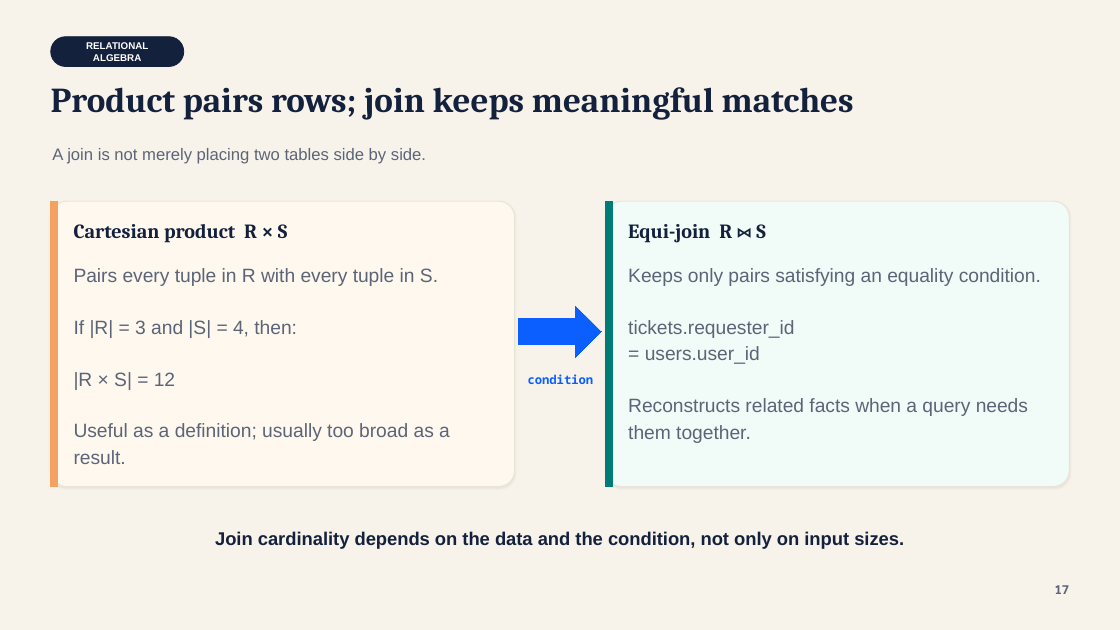
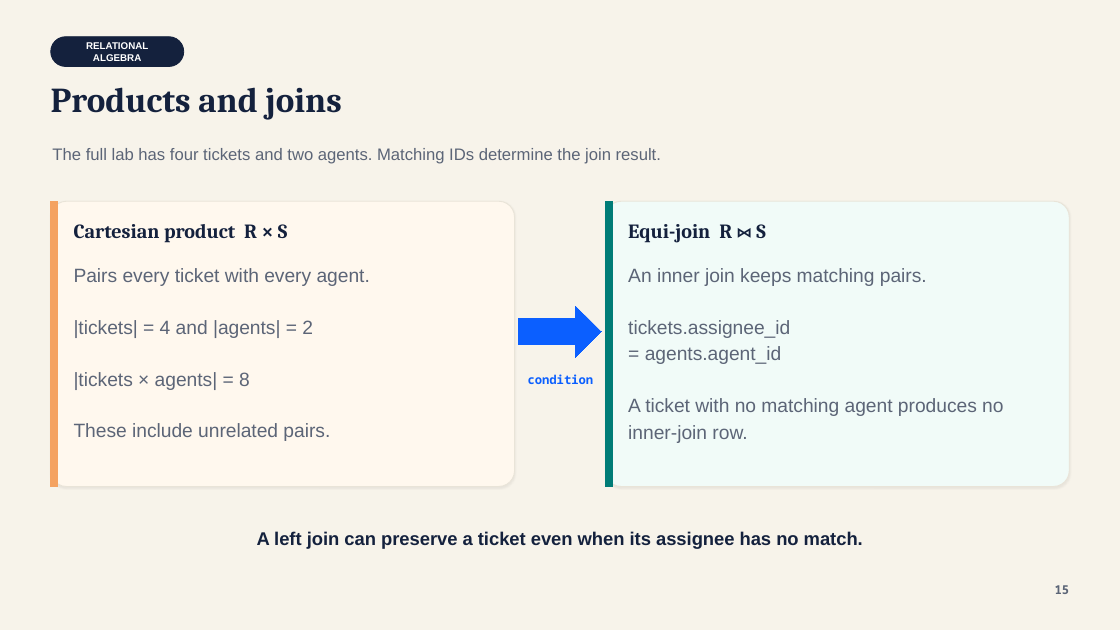
Before and after one commit to lolusername/CST4714_DB_admin, a slide deck: slide 15 of week_01/week_01_responsibility_relational_thinking.pptx. Drawn at 1120x630 pixels with LibreOffice and Linux fonts; fonts in the diff are those of the drawing. Boxes give left, top, right and bottom in pixels: in the first picture for what was removed or moved away, otherwise in the second. Text is boxed around its words. In the diff, an @@ line names an element or a change of style, - is before the commit and + after.

Commit message:
Teach Week 1 through a tested missing-request case

```diff
--- a/week_01/week_01_responsibility_relational_thinking.pptx
+++ b/week_01/week_01_responsibility_relational_thinking.pptx
@@ text at (x1=51, y1=87, x2=341, y2=120): text changed @@
-Product pairs rows; join keeps meaningful matches
+Products and joins
@@ text at (x1=52, y1=148, x2=661, y2=164): text changed @@
-A join is not merely placing two tables side by side.
+The full lab has four tickets and two agents. Matching IDs determine the join result.
@@ text at (x1=74, y1=268, x2=370, y2=441): text changed @@
-Pairs every tuple in R with every tuple in S.
-If |R| = 3 and |S| = 4, then:
-|R × S| = 12
-Useful as a definition; usually too broad as a result.
+Pairs every ticket with every agent.
+|tickets| = 4 and |agents| = 2
+|tickets × agents| = 8
+These include unrelated pairs.
@@ text at (x1=628, y1=268, x2=1003, y2=443): text changed @@
-Keeps only pairs satisfying an equality condition.
-tickets.requester_id
-= users.user_id
-Reconstructs related facts when a query needs them together.
+An inner join keeps matching pairs.
+tickets.assignee_id
+= agents.agent_id
+A ticket with no matching agent produces no inner-join row.
@@ text at (x1=257, y1=531, x2=863, y2=549): text changed @@
-Join cardinality depends on the data and the condition, not only on input sizes.
+A left join can preserve a ticket even when its assignee has no match.
@@ text at (x1=1055, y1=585, x2=1070, y2=594): text changed @@
-17
+15
```
Also in this commit, not shown: 14 other slides changed, 1 slide added, 1 slide removed, 4 other files.
